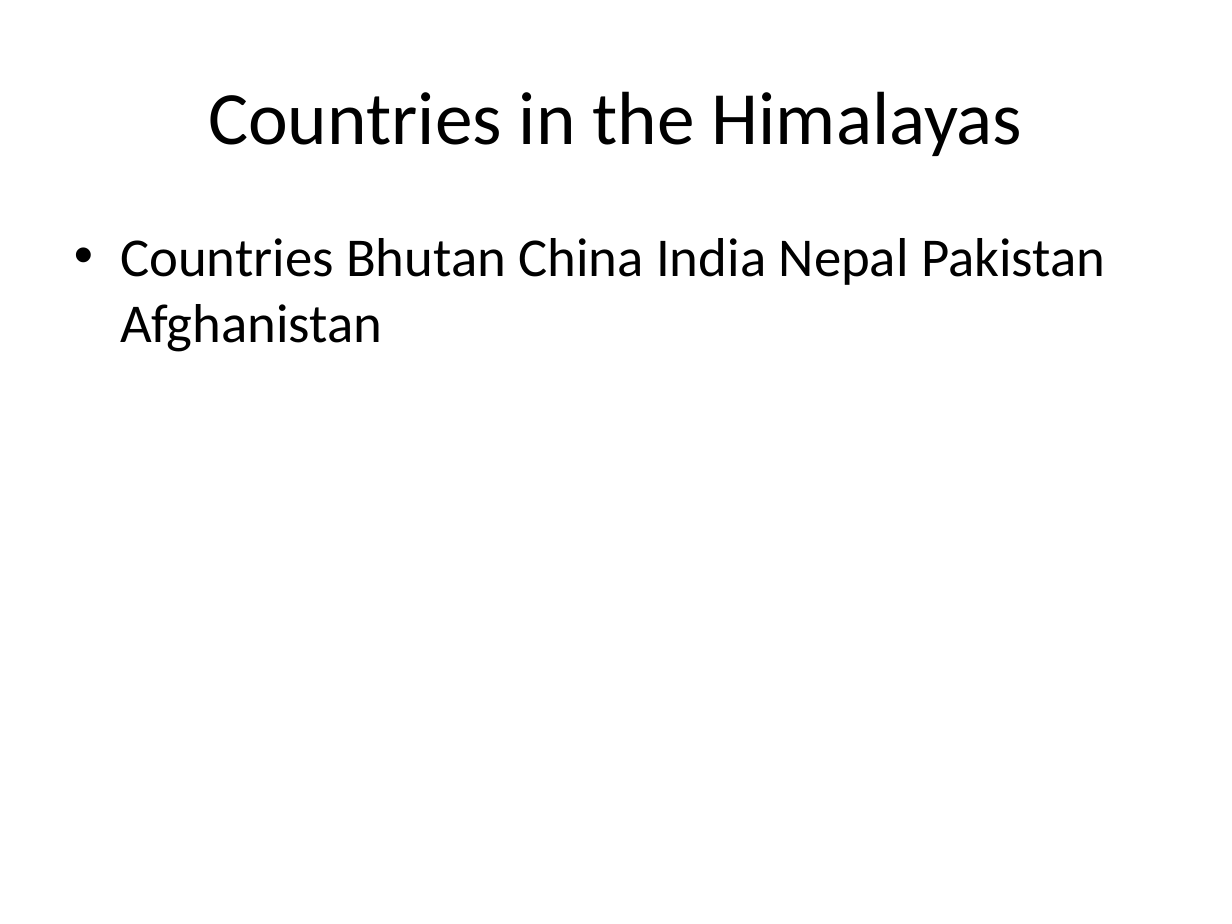
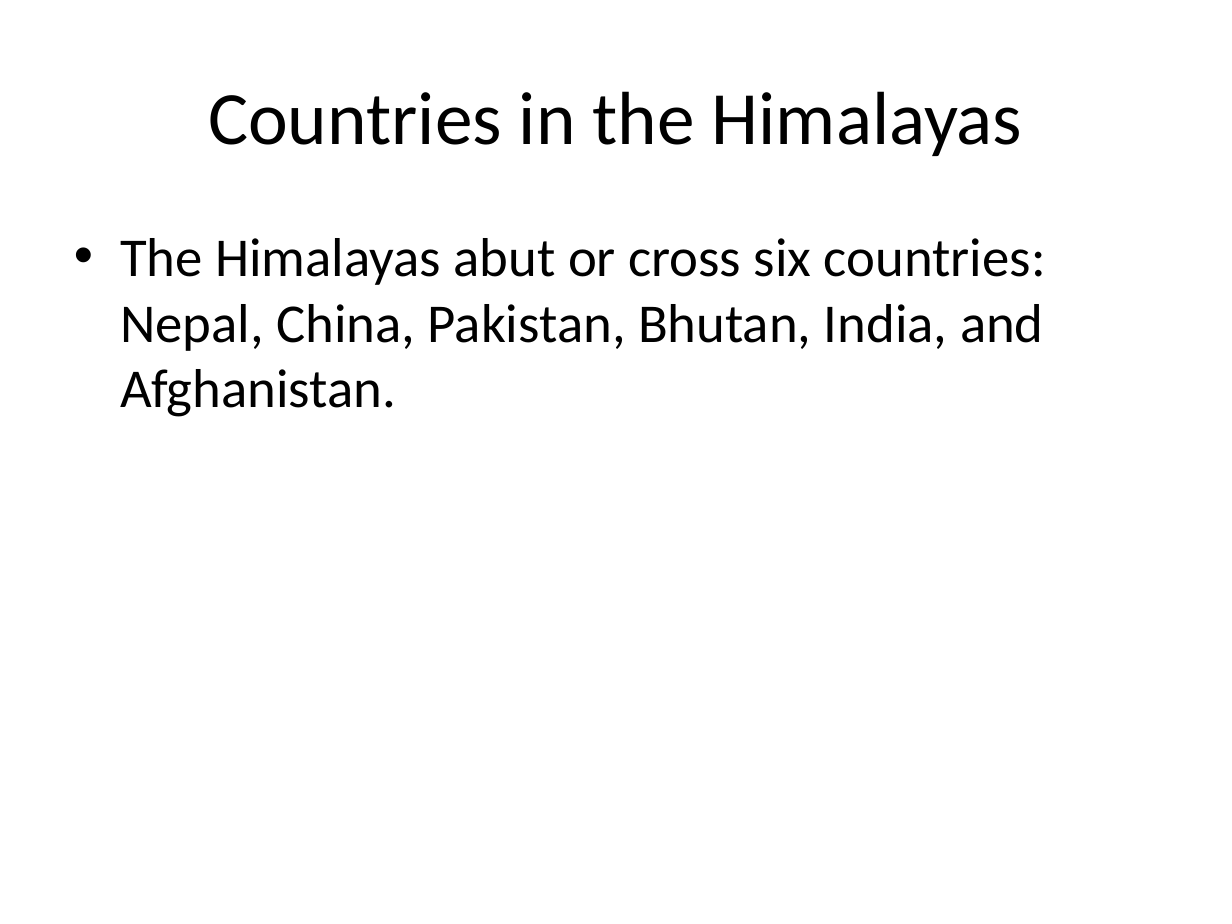
Before and after one commit to Abinayasankar-co/alsanotes, a slide deck: slide 4 of backend/business_performance_presentation.pptx (slide 5 before the commit). Drawn at 1232x924 pixels with LibreOffice and Linux fonts; fonts in the diff are those of the drawing. Boxes give left, top, right and bottom in pixels: in the first picture for what was removed or moved away, otherwise in the second. Text is boxed around its words. In the diff, an @@ line names an element or a change of style, - is before the commit and + after.

```diff
--- a/backend/business_performance_presentation.pptx
+++ b/backend/business_performance_presentation.pptx
@@ text at <box>120,238,1046,417</box>: text changed @@
-• Countries Bhutan China India Nepal Pakistan Afghanistan
+• The Himalayas abut or cross six countries: Nepal, China, Pakistan, Bhutan, India, and Afghanistan.
```
Also in this commit, not shown: 3 other slides changed, 1 slide added, 4 slides removed, 9 other files.
